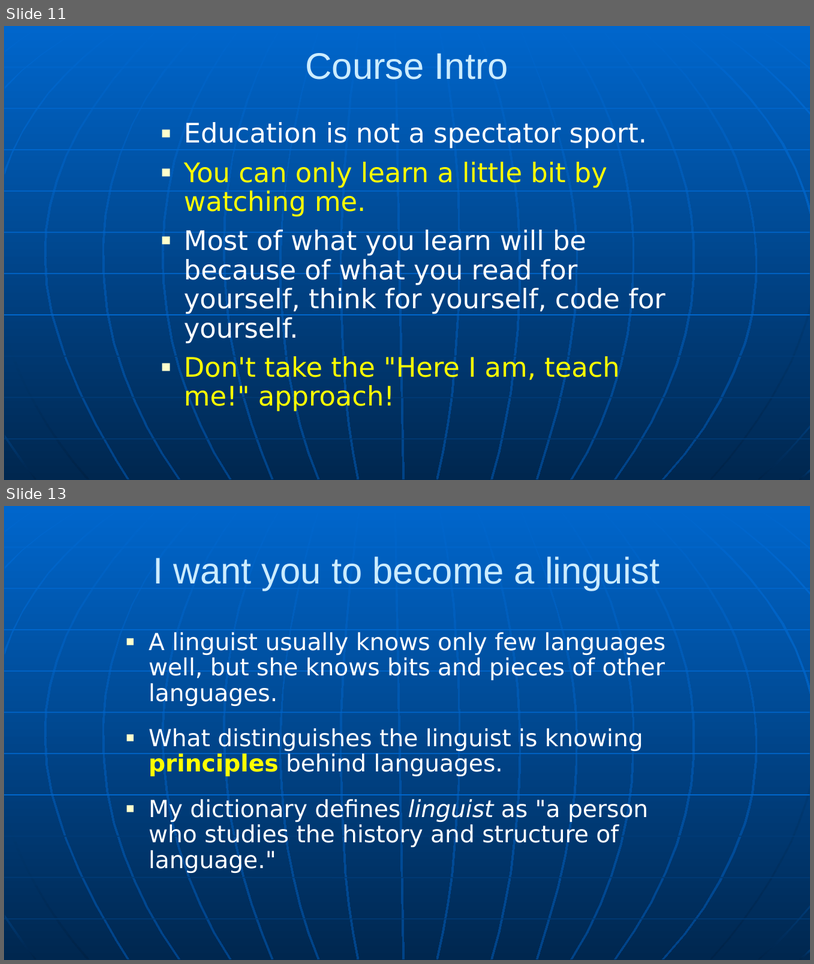
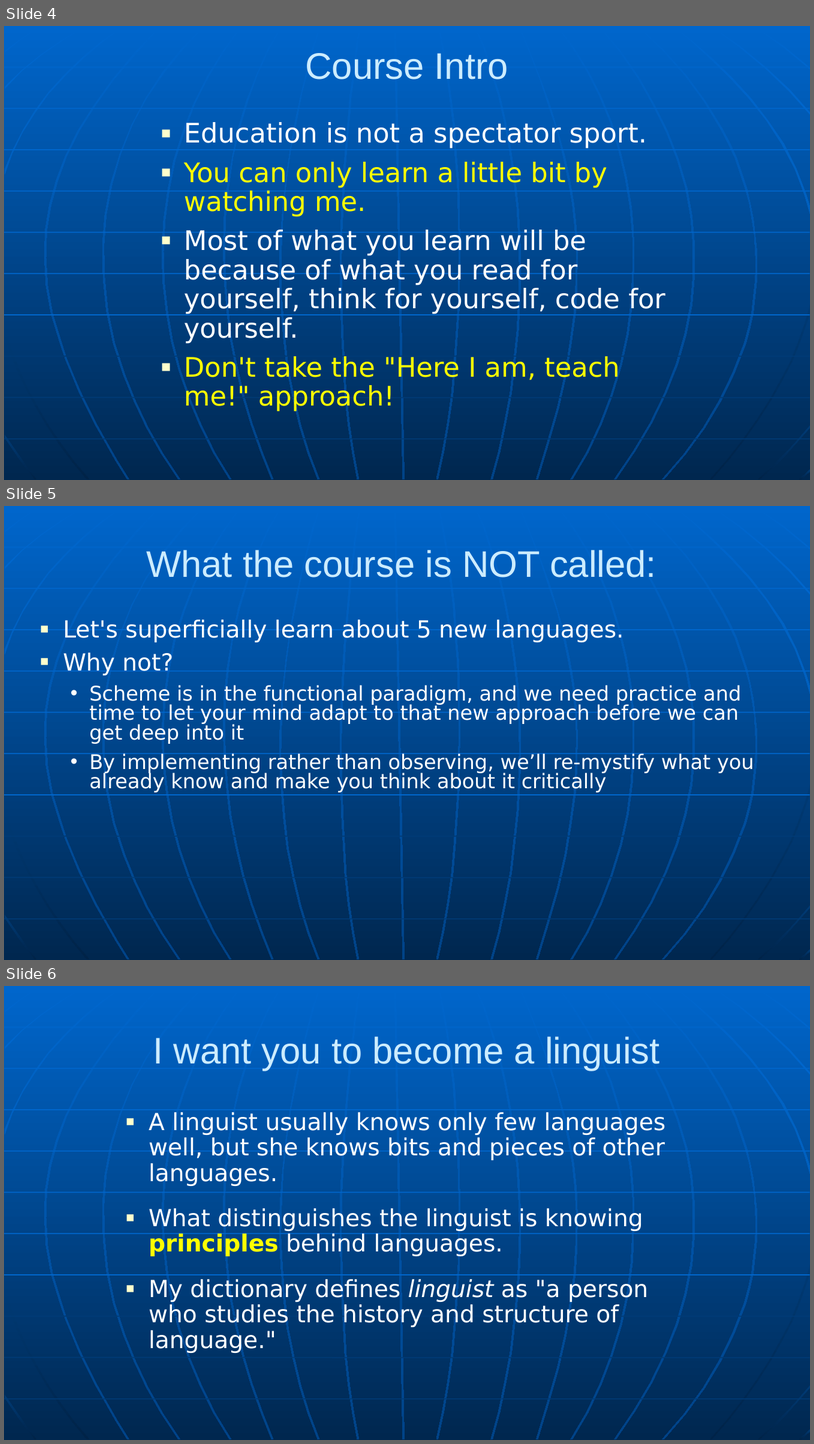
Before and after one commit to RHIT-CSSE/csse304, a slide deck: ClassMaterials/CourseIntro/CWA-intro.pptx. Shown one above the other, each under a label of ours: slides 11 and 13 before the commit, slides 4, 5 and 6 after it; the slides between them are not shown. The pictures are 814x964 and 814x1444 pixels, drawn with LibreOffice and Linux fonts; fonts in the diff are those of the drawing. Boxes give left, top, right and bottom in pixels: in the first picture for what was removed or moved away, otherwise in the second. Text is boxed around its words. In the diff, an @@ line names an element or a change of style, - is before the commit and + after.

```diff
--- a/ClassMaterials/CourseIntro/CWA-intro.pptx
+++ b/ClassMaterials/CourseIntro/CWA-intro.pptx
@@ slide 5 added at (4, 506, 810, 960), background gradient #0066CC to #004488; not listed: 34 template elements that a slide beside it also shows @@
@@ title added at (146, 550, 657, 577), 44 pt, text #CCECFF @@
+What the course is NOT called:
@@ text added at (63, 619, 755, 792), 24 pt, text #FFFFFF @@
+■ Let's superficially learn about 5 new languages.
+■ Why not?
+  • Scheme is in the functional paradigm, and we need practice and time to let your mind adapt to that new approach before we can get deep into it
+  • By implementing rather than observing, we’ll re-mystify what you already know and make you think about it critically
@@ what was slide 11 is now slide 4 @@
@@ what was slide 13 is now slide 6 @@
```
Also in this commit, not shown: 3 slides changed, 5 other slides added, 24 slides removed, 5 other files.
